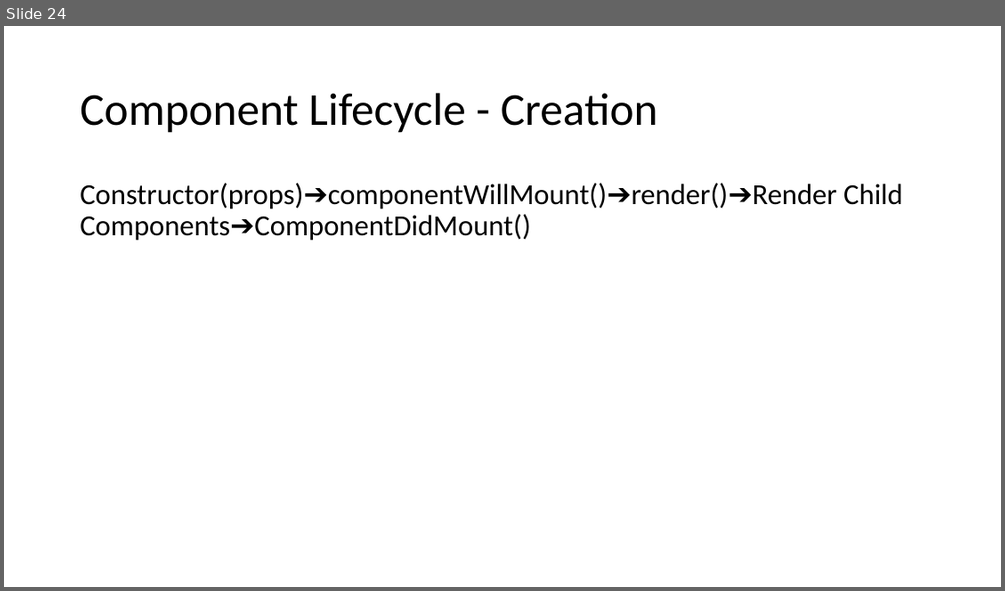
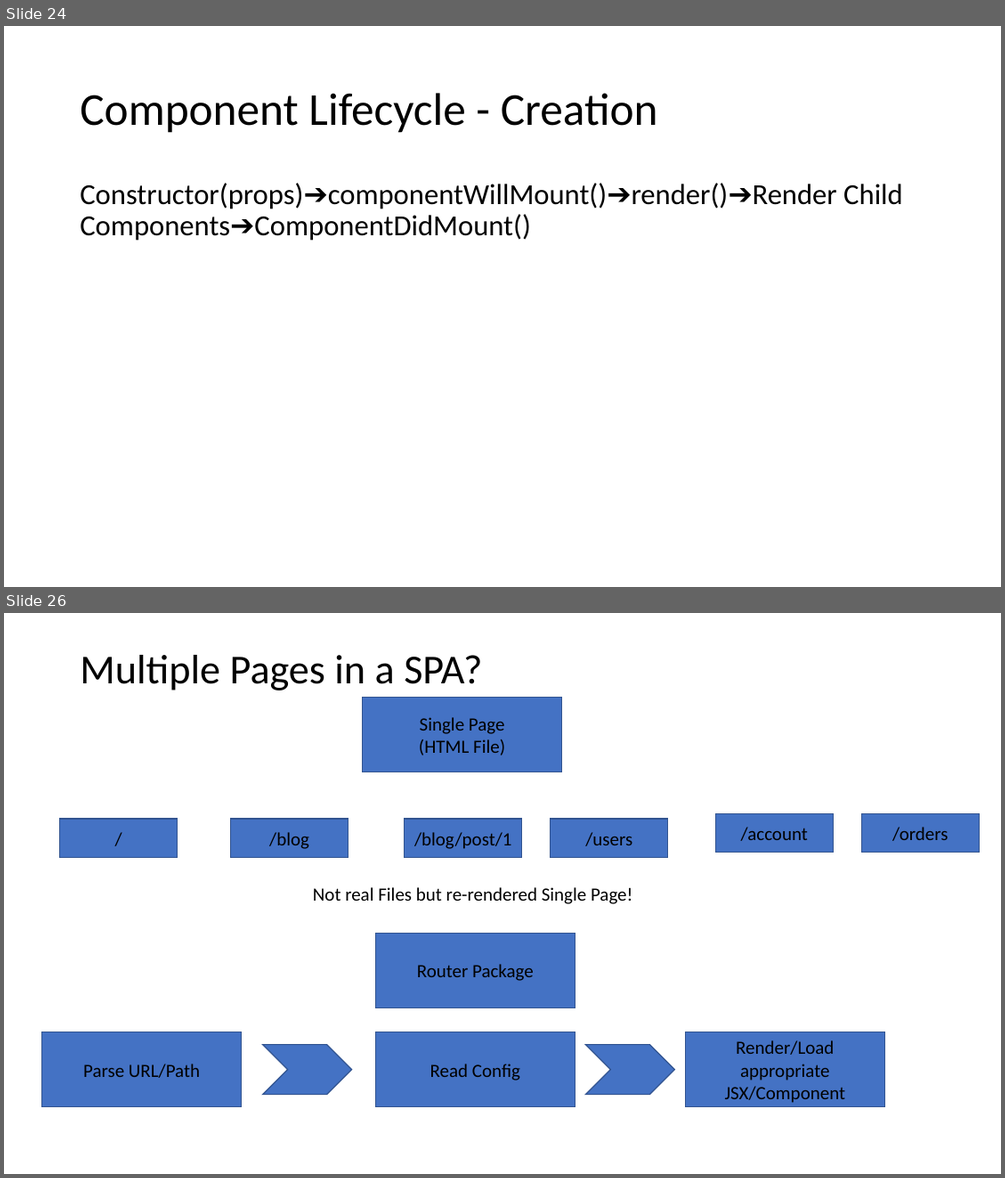
Before and after one commit to PiyushChaturvedii/batch03, a slide deck: Create-react-app.pptx. Shown one above the other, each under a label of ours: slide 24 before the commit, slides 24 and 26 after it; the slides between them are not shown. The pictures are 1005x591 and 1005x1178 pixels, drawn with LibreOffice and Linux fonts; fonts in the diff are those of the drawing. Boxes give left, top, right and bottom in pixels: in the first picture for what was removed or moved away, otherwise in the second. Text is boxed around its words. In the diff, an @@ line names an element or a change of style, - is before the commit and + after.

```diff
--- a/Create-react-app.pptx
+++ b/Create-react-app.pptx
@@ slide 26 added at [4,613,1001,1174], background #FFFFFF @@
@@ title added at [80,655,482,690], 39.6 pt, text #000000 @@
+Multiple Pages in a SPA?
@@ rectangle added at [362,698,562,772], fill #4472C4, outline #325491 1 pt, 18 pt, text #000000 @@
+Single Page
+(HTML File)
@@ rectangle added at [60,819,178,858], fill #4472C4, outline #325491 1 pt, 18 pt, text #000000 @@
+/
@@ rectangle added at [231,819,348,858], fill #4472C4, outline #325491 1 pt, 18 pt, text #000000 @@
+/blog
@@ rectangle added at [404,819,522,858], fill #4472C4, outline #325491 1 pt, 18 pt, text #000000 @@
+/blog/post/1
@@ rectangle added at [550,819,668,858], fill #4472C4, outline #325491 1 pt, 18 pt, text #000000 @@
+/users
@@ rectangle added at [716,813,833,852], fill #4472C4, outline #325491 1 pt, 18 pt, text #000000 @@
+/account
@@ rectangle added at [862,813,979,852], fill #4472C4, outline #325491 1 pt, 18 pt, text #000000 @@
+/orders
@@ text added at [313,887,632,904], 18 pt, text #000000 @@
+Not real Files but re-rendered Single Page!
@@ rectangle added at [376,933,575,1008], fill #4472C4, outline #325491 1 pt, 18 pt, text #000000 @@
+Router Package
@@ rectangle added at [42,1032,242,1107], fill #4472C4, outline #325491 1 pt, 18 pt, text #000000 @@
+Parse URL/Path
@@ rectangle added at [376,1032,575,1107], fill #4472C4, outline #325491 1 pt, 18 pt, text #000000 @@
+Read Config
@@ rectangle added at [685,1032,885,1107], fill #4472C4, outline #325491 1 pt, 18 pt, text #000000 @@
+Render/Load appropriate JSX/Component
@@ chevron added at [263,1045,352,1094], fill #4472C4, outline #325491 1 pt @@
@@ chevron added at [586,1045,675,1094], fill #4472C4, outline #325491 1 pt @@
```
Also in this commit, not shown: 1 slide changed, 1 other slide added, 47 other files.
